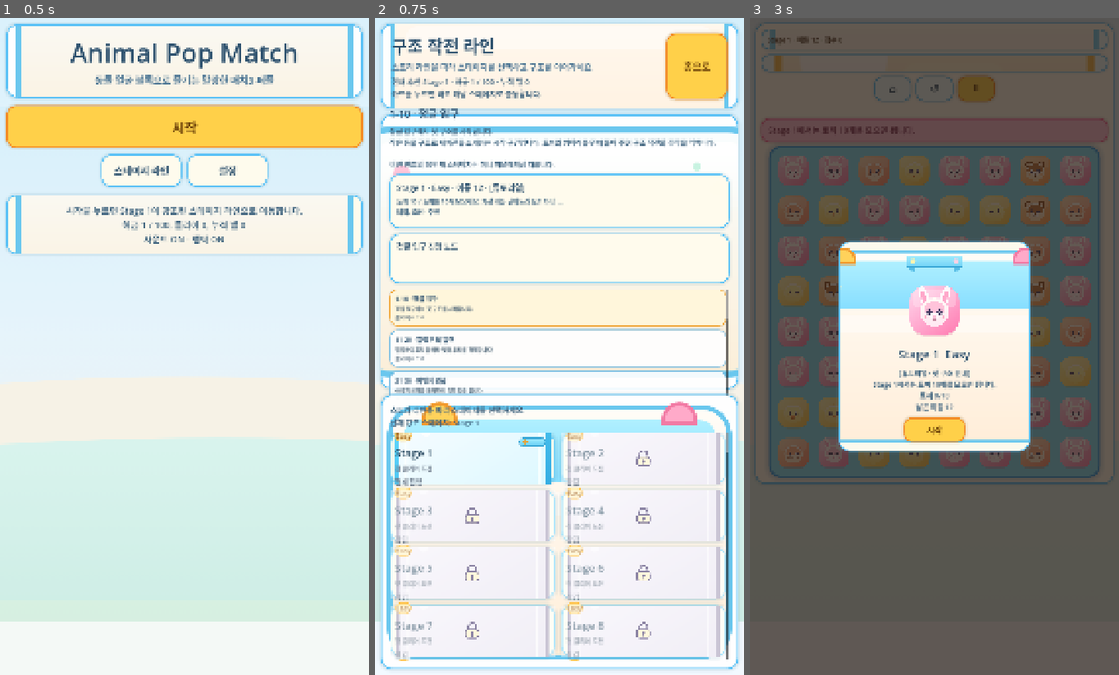
Above: before the commit, frames 1-3 (left to right).
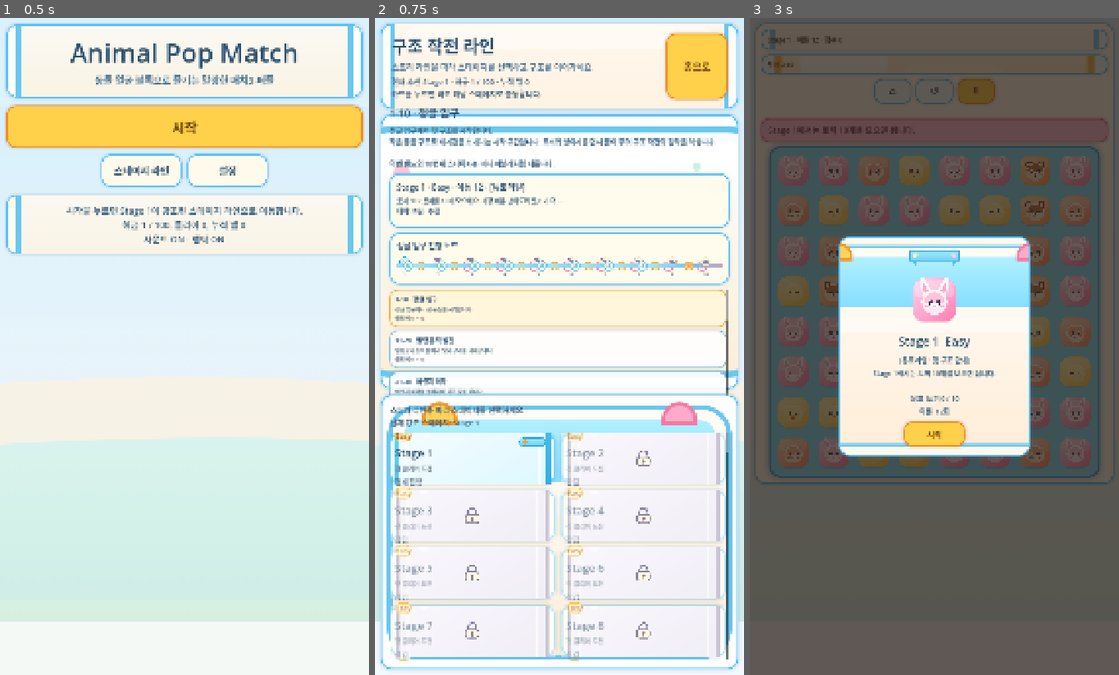
Above: after the commit, the same moments.

Repository: shinehand/3MatchGame
Game: Godot game, scene res://scenes/main.tscn
The game is run twice, just before and just after one commit, with the same random seed, the same clock (stepped at 60 frames per second) and the same inputs.
Inputs (mouse positions are in pixels of both pictures, inside the frame that each line leads up to):
- Up to frame 1 (0.5 s): no input
- Up to frame 2 (0.75 s): click "스테이지 라인" at 0.5 s
- Up to frame 3 (3 s): click "홈으로" at 1.25 s; click "시작" at 2 s; click (845, 458) at 2.75 s

Frame 1 is identical in both runs. In frame 2, 4.9% of the frame differs, in the area x 3-97%, y 13-58%; in frame 3, 5.3%, in the area x 3-97%, y 6-67%.
Error before the commit: Invalid access to property or key 'theme_override_constants' on a base object of type 'VBoxContainer'. (res://scripts/stage_select.gd:276)

Commit message:
test: harden Godot validation smoke coverage

Diff:
--- a/scripts/game_session.gd
+++ b/scripts/game_session.gd
@@ -39,6 +39,7 @@
 
 
 static func save_state() -> void:
+	DirAccess.make_dir_recursive_absolute("user://")
 	var file := FileAccess.open(SAVE_PATH, FileAccess.WRITE)
 	if file == null:
 		push_error("GameSession: failed to open save file.")
--- a/scripts/gameplay.gd
+++ b/scripts/gameplay.gd
@@ -321,8 +321,11 @@
 	retry_button.add_theme_font_size_override("font_size", 30 if portrait else 26)
 	next_stage_button.add_theme_font_size_override("font_size", 30 if portrait else 26)
 	overlay_panel.custom_minimum_size = Vector2(560, 0) if portrait else Vector2(520, 0)
+	overlay_mascot.custom_minimum_size = Vector2(156, 156) if portrait else Vector2(132, 132)
+	overlay_ribbon.custom_minimum_size = Vector2(184, 66) if portrait else Vector2(176, 60)
 	overlay_title.add_theme_font_size_override("font_size", 34 if portrait else 40)
 	overlay_body.add_theme_font_size_override("font_size", 20 if portrait else 24)
+	overlay_body.add_theme_constant_override("line_spacing", 8 if portrait else 10)
 	status_card.visible = not portrait
 	tips_card.visible = false
 	combo_value.visible = not portrait
@@ -921,19 +924,18 @@
 		var star_count := _stage_star_rating()
 		var prev_best := GameSession.get_best_stars(_current_stage_id())
 		GameSession.record_stage_result(_current_stage_id(), score, star_count)
-		var star_text := _build_star_text(star_count)
 		var unlock_text := _build_unlock_text(star_count, prev_best)
 		if current_stage_index == stage_defs.size() - 1:
 			_set_status("최종 스테이지 클리어. 홈으로 돌아가거나 다시 플레이할 수 있습니다.")
-			_show_overlay("모든 스테이지 클리어", "%s\nEasy, Normal, Hard 스테이지를 모두 완료했습니다.\n홈으로 돌아가거나 피날레를 다시 플레이할 수 있습니다." % star_text, "all_clear", "홈으로", "다시 플레이", true)
+			_show_overlay("모든 스테이지 구조 완료", _build_clear_overlay_body(star_count, unlock_text, true), "all_clear", "홈으로", "다시 플레이", true)
 		else:
 			_set_status("%s 클리어. 홈으로 돌아가거나 다음 스테이지로 이어서 진행할 수 있습니다." % _current_stage()["name"])
-			_show_overlay("%s 클리어" % _current_stage()["name"], "%s\n%s\n홈으로 돌아가거나 다음 스테이지로 이동할 수 있습니다." % [star_text, unlock_text], "clear_stage", "다음 스테이지", "홈으로", true)
+			_show_overlay("%s 구조 완료" % _current_stage()["name"], _build_clear_overlay_body(star_count, unlock_text, false), "clear_stage", "다음 스테이지", "홈으로", true)
 	elif remaining_moves <= 0:
 		stage_state = "failed"
 		Feedback.play_stage_fail()
 		_set_status("이동 수를 모두 사용했습니다. 재시작으로 다시 도전하세요.")
-		_show_overlay("%s 실패" % _current_stage()["name"], "목표를 달성하지 못했습니다.\n%s\n같은 스테이지를 다시 시도해 보세요." % _build_failure_hint(), "restart_stage", "재도전", "홈으로", true)
+		_show_overlay("%s 재도전 필요" % _current_stage()["name"], _build_failure_overlay_body(), "restart_stage", "재도전", "홈으로", true)
 	_update_hud()
 
 
@@ -1088,8 +1090,13 @@
 
 func _build_goal_text() -> String:
 	var lines := ["목표"]
+	lines.append_array(_build_goal_progress_lines())
+	return "\n".join(lines)
+
+
+func _build_goal_progress_lines() -> Array[String]:
+	var lines: Array[String] = []
 	var targets: Dictionary = _stage_collect_targets()
-
 	for animal_id in targets.keys():
 		lines.append("%s %d / %d" % [
 			ANIMAL_NAMES[String(animal_id)],
@@ -1104,7 +1111,33 @@
 	if target_blockers > 0:
 		lines.append("덤불 %d / %d" % [cleared_blockers, target_blockers])
 
-	return "\n".join(lines)
+	return lines
+
+
+func _build_goal_result_summary() -> String:
+	return " · ".join(_build_goal_progress_lines())
+
+
+func _build_goal_remaining_summary() -> String:
+	var parts: Array[String] = []
+	var targets: Dictionary = _stage_collect_targets()
+
+	for animal_id in targets.keys():
+		var remaining_count: int = int(targets[animal_id]) - int(collected_counts.get(animal_id, 0))
+		if remaining_count > 0:
+			parts.append("%s %d개" % [ANIMAL_NAMES[String(animal_id)], remaining_count])
+
+	var score_remaining: int = _target_score() - score
+	if score_remaining > 0:
+		parts.append("점수 %d점" % score_remaining)
+
+	var blocker_remaining: int = _target_blockers() - cleared_blockers
+	if blocker_remaining > 0:
+		parts.append("덤불 %d개" % blocker_remaining)
+
+	if parts.is_empty():
+		return "마지막 판정 확인 중"
+	return " · ".join(parts)
 
 
 func _build_compact_goal_summary() -> String:
@@ -1125,7 +1158,12 @@
 	if target_blockers > 0:
 		chips.append("덤불 %d/%d" % [cleared_blockers, target_blockers])
 
-	return "  ·  ".join(chips.slice(0, 2))
+	var visible_chips: Array[String] = []
+	for index in range(mini(chips.size(), 2)):
+		visible_chips.append(chips[index])
+	if chips.size() > visible_chips.size():
+		visible_chips.append("+%d" % (chips.size() - visible_chips.size()))
+	return "  ·  ".join(visible_chips)
 
 
 func _build_stage_overlay_text() -> String:
@@ -1133,8 +1171,9 @@
 	if tutorial_enabled:
 		lines.append("[%s]" % _soft_tutorial_label())
 		lines.append(_tutorial_message())
-	lines.append(_build_compact_goal_summary())
-	lines.append("남은 이동 %d" % remaining_moves)
+		lines.append("")
+	lines.append("목표  %s" % _build_goal_result_summary())
+	lines.append("이동  %d회" % remaining_moves)
 	return "\n".join(lines)
 
 
@@ -1152,8 +1191,8 @@
 	portrait_goal_summary.name = "PortraitGoalSummary"
 	portrait_goal_summary.visible = false
 	portrait_goal_summary.autowrap_mode = TextServer.AUTOWRAP_WORD_SMART
-	portrait_goal_summary.theme_override_colors.font_color = Color(0.321569, 0.239216, 0.188235, 1)
-	portrait_goal_summary.theme_override_font_sizes.font_size = 18
+	portrait_goal_summary.add_theme_color_override("font_color", Color(0.321569, 0.239216, 0.188235, 1))
+	portrait_goal_summary.add_theme_font_size_override("font_size", 18)
 	goal_column.add_child(portrait_goal_summary)
 	goal_column.move_child(portrait_goal_summary, 0)
 
@@ -1201,6 +1240,7 @@
 
 func _show_overlay(title: String, body: String, action: String, primary_text: String, secondary_text: String, show_secondary: bool) -> void:
 	overlay.visible = true
+	overlay.modulate = Color(1, 1, 1, 0)
 	overlay_title.text = title
 	overlay_body.text = body
 	overlay_action = action
@@ -1209,10 +1249,13 @@
 	overlay_secondary_button.text = secondary_text
 	_update_overlay_mascot(title, action)
 	_update_overlay_ribbon(action)
+	var tween := create_tween()
+	tween.tween_property(overlay, "modulate", Color(1, 1, 1, 1), 0.14)
 
 
 func _hide_overlay() -> void:
 	overlay.visible = false
+	overlay.modulate = Color(1, 1, 1, 1)
 	overlay_action = ""
 
 
@@ -1468,10 +1511,44 @@
 
 
 func _build_star_text(star_count: int) -> String:
+	return "클리어 등급 %s" % _format_star_rating(star_count)
+
+
+func _format_star_rating(star_count: int) -> String:
 	var stars := ""
 	for _i in range(star_count):
 		stars += "★"
-	return "클리어 등급 %s" % stars
+	for _i in range(maxi(0, 3 - star_count)):
+		stars += "☆"
+	return "%s  %d/3" % [stars, star_count]
+
+
+func _build_clear_overlay_body(star_count: int, unlock_text: String, campaign_complete: bool) -> String:
+	var lines: Array[String] = [
+		"등급  %s" % _format_star_rating(star_count),
+		"점수  %d · 남은 이동 %d" % [score, remaining_moves],
+		"목표 완료  %s" % _build_goal_result_summary(),
+	]
+	if campaign_complete:
+		lines.append("진행  100개 스테이지 완료")
+		lines.append("")
+		lines.append("홈에서 전체 진행을 확인하거나 피날레를 다시 플레이할 수 있습니다.")
+	else:
+		lines.append("다음  %s" % unlock_text)
+		lines.append("")
+		lines.append("바로 다음 스테이지로 이어갈 수 있습니다.")
+	return "\n".join(lines)
+
+
+func _build_failure_overlay_body() -> String:
+	return "\n".join([
+		"목표를 아직 달성하지 못했습니다.",
+		"부족  %s" % _build_goal_remaining_summary(),
+		"진행  %s" % _build_goal_result_summary(),
+		"현재 점수  %d" % score,
+		"",
+		"다음 시도  %s" % _build_failure_hint(),
+	])
 
 
 func _build_unlock_text(star_count: int, prev_best: int) -> String:
--- a/scripts/stage_select.gd
+++ b/scripts/stage_select.gd
@@ -273,7 +273,7 @@
 
 		var wrapper := VBoxContainer.new()
 		wrapper.alignment = BoxContainer.ALIGNMENT_CENTER
-		wrapper.theme_override_constants.separation = 4
+		wrapper.add_theme_constant_override("separation", 4)
 		wrapper.add_child(node_button)
 
 		var label := Label.new()
@@ -418,9 +418,9 @@
 
 
 func _focus_selected_stage_card() -> void:
-	var selected_index := clamp(GameSession.get_selected_stage_id() - 1, 0, max(stage_grid.get_child_count() - 1, 0))
 	if stage_grid.get_child_count() == 0:
 		return
+	var selected_index: int = clampi(GameSession.get_selected_stage_id() - 1, 0, maxi(stage_grid.get_child_count() - 1, 0))
 	var card: Control = stage_grid.get_child(selected_index)
 	await get_tree().process_frame
 	stage_scroll.scroll_vertical = maxi(0, int(card.position.y) - 80)
--- /dev/null
+++ b/scripts/validate_scene_loads.gd
@@ -0,0 +1,95 @@
+extends SceneTree
+
+const MAIN_SCENE_PATH: String = "res://scenes/main.tscn"
+const STAGE_SELECT_SCENE_PATH: String = "res://scenes/stage_select.tscn"
+const GAMEPLAY_SCENE_PATH: String = "res://scenes/gameplay.tscn"
+const STAGE_CARD_SCENE_PATH: String = "res://scenes/stage_card.tscn"
+const BLOCK_TILE_SCENE_PATH: String = "res://scenes/block_tile.tscn"
+const GOAL_CHIP_SCENE_PATH: String = "res://scenes/goal_chip.tscn"
+
+
+func _init() -> void:
+	call_deferred("_run")
+
+
+func _run() -> void:
+	var errors: PackedStringArray = PackedStringArray()
+	var scene_paths: PackedStringArray = PackedStringArray([
+		MAIN_SCENE_PATH,
+		STAGE_SELECT_SCENE_PATH,
+		GAMEPLAY_SCENE_PATH,
+		STAGE_CARD_SCENE_PATH,
+		BLOCK_TILE_SCENE_PATH,
+		GOAL_CHIP_SCENE_PATH,
+	])
+
+	for scene_path: String in scene_paths:
+		var scene_resource: Resource = load(scene_path)
+		if not (scene_resource is PackedScene):
+			errors.append("%s did not load as a PackedScene." % scene_path)
+			continue
+
+		var packed_scene: PackedScene = scene_resource as PackedScene
+		var node: Node = packed_scene.instantiate()
+		if node == null:
+			errors.append("%s could not be instantiated." % scene_path)
+			continue
+
+		root.add_child(node)
+		await process_frame
+		for scene_error in _validate_scene_specifics(scene_path, node):
+			errors.append(scene_error)
+		await create_timer(0.2).timeout
+		if is_instance_valid(node):
+			node.queue_free()
+		await process_frame
+		await process_frame
+
+	if not errors.is_empty():
+		for error_text in errors:
+			push_error("Scene load validation error: %s" % error_text)
+		quit(1)
+		return
+
+	print("Scene load validation passed: %d scenes parsed and instantiated." % scene_paths.size())
+	quit()
+
+
+func _validate_scene_specifics(scene_path: String, node: Node) -> PackedStringArray:
+	var errors := PackedStringArray()
+
+	match scene_path:
+		GAMEPLAY_SCENE_PATH:
+			_validate_gameplay_scene(node, errors)
+		STAGE_SELECT_SCENE_PATH:
+			_validate_stage_select_scene(node, errors)
+
+	return errors
+
+
+func _validate_gameplay_scene(node: Node, errors: PackedStringArray) -> void:
+	var board_grid := node.get_node_or_null("SafeMargin/LayoutRoot/BoardPanel/BoardMargin/BoardColumn/BoardFrame/BoardSurfaceMargin/BoardScroll/BoardGrid")
+	if board_grid == null:
+		errors.append("%s is missing BoardGrid." % GAMEPLAY_SCENE_PATH)
+	elif board_grid.get_child_count() != 64:
+		errors.append("%s BoardGrid expected 64 tile nodes, got %d." % [GAMEPLAY_SCENE_PATH, board_grid.get_child_count()])
+
+	var goal_list := node.find_child("GoalList", true, false)
+	if goal_list == null:
+		errors.append("%s is missing GoalList." % GAMEPLAY_SCENE_PATH)
+	elif goal_list.get_child_count() <= 0:
+		errors.append("%s GoalList did not build any goal chips." % GAMEPLAY_SCENE_PATH)
+
+	var overlay := node.get_node_or_null("Overlay") as CanvasItem
+	if overlay == null:
+		errors.append("%s is missing start overlay." % GAMEPLAY_SCENE_PATH)
+	elif not overlay.visible:
+		errors.append("%s start overlay should be visible after scene ready." % GAMEPLAY_SCENE_PATH)
+
+
+func _validate_stage_select_scene(node: Node, errors: PackedStringArray) -> void:
+	var stage_grid := node.get_node_or_null("SafeMargin/LayoutRoot/ContentRoot/StagePanel/StageFrame/StageMargin/StageColumn/StageScroll/StageGrid")
+	if stage_grid == null:
+		errors.append("%s is missing StageGrid." % STAGE_SELECT_SCENE_PATH)
+	elif stage_grid.get_child_count() != 100:
+		errors.append("%s StageGrid expected 100 stage cards, got %d." % [STAGE_SELECT_SCENE_PATH, stage_grid.get_child_count()])
--- a/scripts/validate_stage_data.gd
+++ b/scripts/validate_stage_data.gd
@@ -1,6 +1,8 @@
 extends SceneTree
 
 const StageCatalog = preload("res://scripts/stage_catalog.gd")
+
+const EXPECTED_STAGE_COUNT := 100
 
 
 func _init() -> void:
@@ -9,6 +11,18 @@
 		push_error("Stage validation failed: no stages loaded.")
 		quit(1)
 		return
+	if stages.size() != EXPECTED_STAGE_COUNT:
+		push_error("Stage validation failed: expected %d production stages, got %d. JSON loading may have fallen back to starter data." % [EXPECTED_STAGE_COUNT, stages.size()])
+		quit(1)
+		return
+
+	for index in range(stages.size()):
+		var stage_id := int(Dictionary(stages[index]).get("id", 0))
+		var expected_id := index + 1
+		if stage_id != expected_id:
+			push_error("Stage validation failed: expected sorted stage id %d at index %d, got %d." % [expected_id, index, stage_id])
+			quit(1)
+			return
 
 	print("Stage validation passed: loaded %d stages." % stages.size())
 	quit()
Not shown, added: scripts/validate_scene_loads.gd.uid
Not shown, changed: docs/dev/validation-process.md
Not shown, added: scripts/godot_validation_env.sh
Not shown, changed: scripts/validate_gameplay.sh
Not shown, changed: scripts/validate_stage_balance.sh
Not shown, changed: scripts/validate_stage_data.sh
